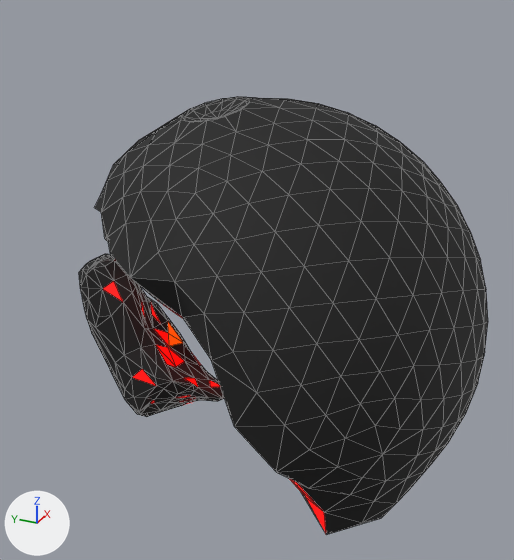
Renders of the glTF model public/models/Planet13.glb from each side of a commit.
Rendered twice from a 50 mm camera at (-13.88, -6.2, 7.68) aimed at (-0.36, -0.12, 0.92). The axes (+X, +Y, +Z) are drawn at lower left. The lights are the same throughout. Mesh edges are drawn as thin lines. Vertices at the same position are counted once.

Objects in the first picture: 'Planet4-main', 'Planet4-right-big'.
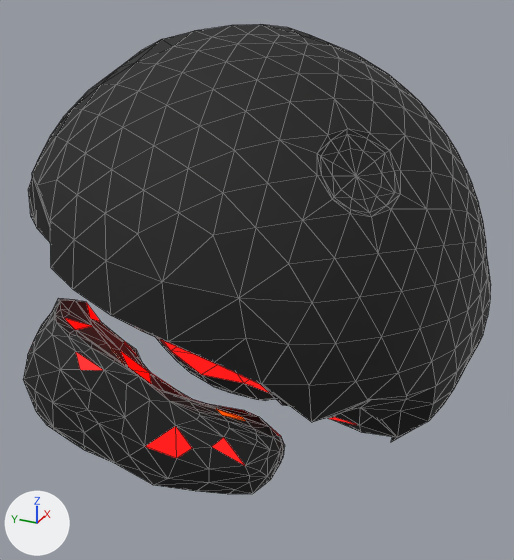
The edits, one by one:
me_icosphere_005 has 641 vertices, 1278 faces and spans x -4.73..5.0, y -5.01..4.99, z -3.64..5.0.
me_icosphere_005 is used by ob_planet4_main; location (0.04, -0.22, -0.11); rotation (0.802, 0.133, 0.0457), in degrees (46, 7.6, 2.6).
me_icosphere_005 part 1: 84 of 641 vertices moved; they spanned x -3.65..2.28, y -3.18..3.83, z -3.03..0.42 and now span x -3.66..2.24, y -3.18..3.83, z -3.1..0.41; mean shift (-0.43, 0.03, -0.61); largest move (0.19, -0.38, -0.13) -> (-1.36, -0.23, -2.29).
Object 'Planet4-main' (ob_planet4_main) moves from (0.04, -0.22, -0.11) to (-0.78, -0.13, 1.37).
Object 'Planet4-main' (ob_planet4_main) turns from (46, 7.6, 2.6) to (-19, -64, 174) degrees about x, y and z.
Object 'Planet4-right-big' (ob_planet4_right_big) moves from (-0.17, 0.07, -0.38) to (-1.05, 0.03, 1.06).
Object 'Planet4-right-big' (ob_planet4_right_big) turns from (46, 7.6, 2.6) to (-19, -64, 174) degrees about x, y and z.

Pixel boxes [x1, y1, x2, y2] of what changed, in the pictures (514 x 560 px; the box of a moved part takes in the faces that stretch with it):
'Planet4-main', reshaped, moved, turned: before [95, 96, 488, 535]; after [28, 24, 491, 442]
'Planet4-right-big', moved, turned: before [79, 254, 224, 417]; after [23, 298, 285, 494]
part 1 of me_icosphere_005, moved or reshaped: before [131, 278, 325, 532]; after [32, 174, 396, 437]
